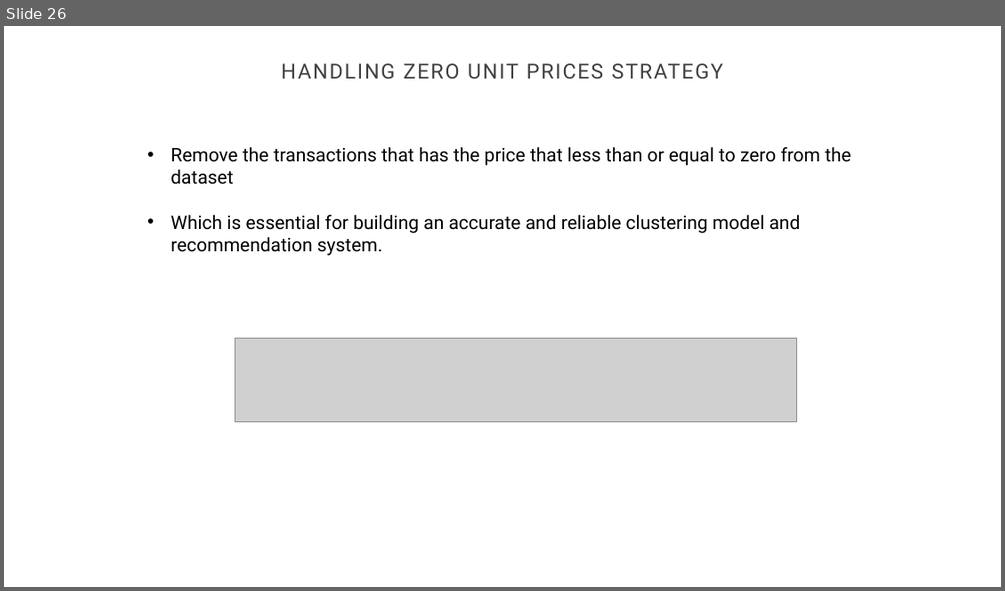
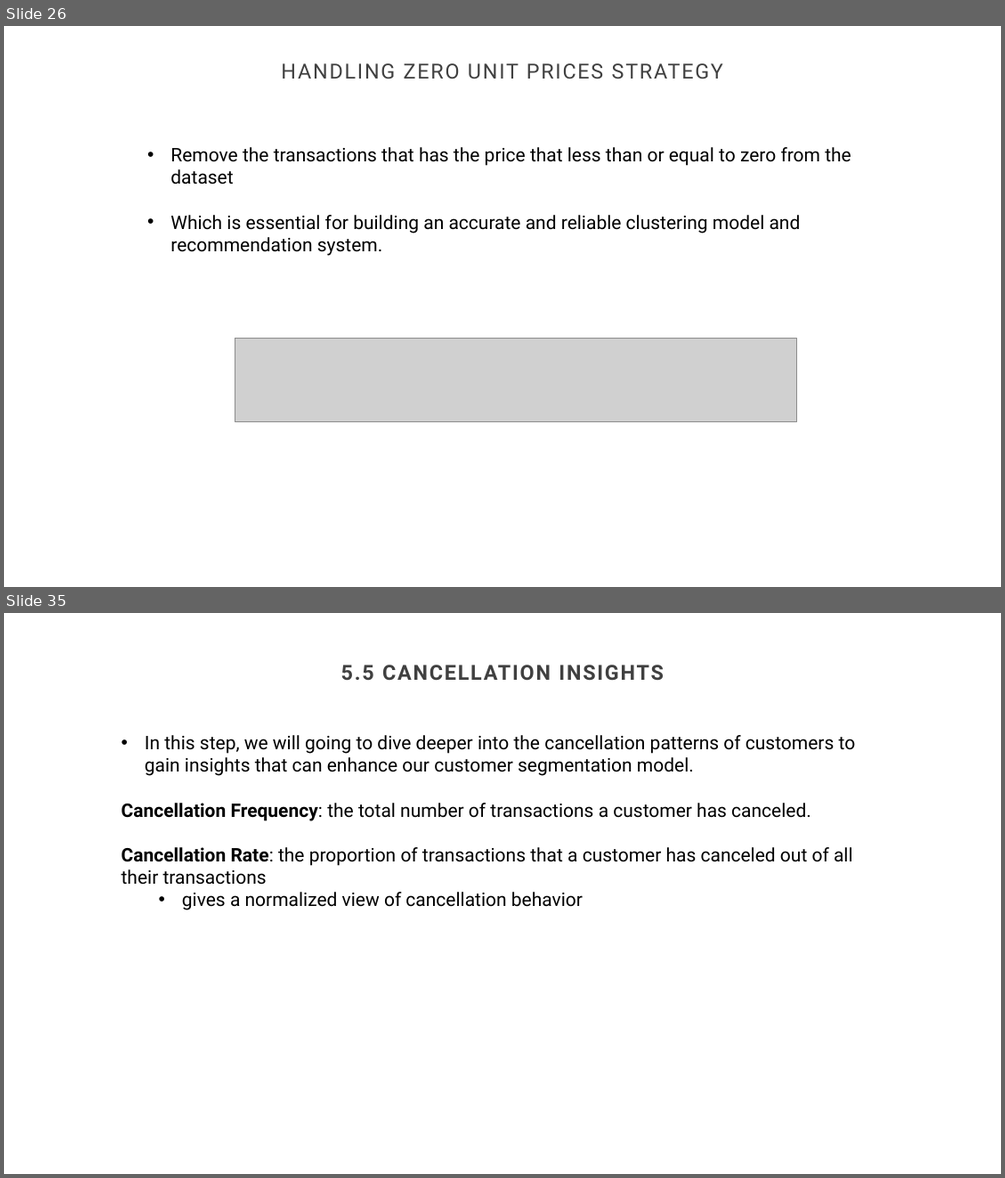
Before and after one commit to GaoWeiChang/Ecommerce_Product_Recommendation_System, a slide deck: CUSTOMER PRODUCT RECOMMENDATION SYSTEM.pptx. Shown one above the other, each under a label of ours: slide 26 before the commit, slides 26 and 35 after it; the slides between them are not shown. The pictures are 1005x591 and 1005x1178 pixels, drawn with LibreOffice and Linux fonts; fonts in the diff are those of the drawing; grey boxes stand for pictures; background and template pictures are left out. Boxes give left, top, right and bottom in pixels: in the first picture for what was removed or moved away, otherwise in the second. Text is boxed around its words. In the diff, an @@ line names an element or a change of style, - is before the commit and + after.

```diff
--- a/CUSTOMER PRODUCT RECOMMENDATION SYSTEM.pptx
+++ b/CUSTOMER PRODUCT RECOMMENDATION SYSTEM.pptx
@@ slide 35 added at (x1=4, y1=613, x2=1001, y2=1174), background #FFFFFF @@
@@ title added at (x1=341, y1=665, x2=663, y2=680), 20 pt, text #404040, bold @@
+5.5 CANCELLATION INSIGHTS
@@ text added at (x1=121, y1=735, x2=856, y2=910), 18 pt, text #000000 @@
+• In this step, we will going to dive deeper into the cancellation patterns of customers to gain insights that can enhance our customer segmentation model.
+Cancellation Frequency: the total number of transactions a customer has canceled.
+Cancellation Rate: the proportion of transactions that a customer has canceled out of all their transactions
+  • gives a normalized view of cancellation behavior
```
Also in this commit, not shown: 22 other slides added, 1 other file.
